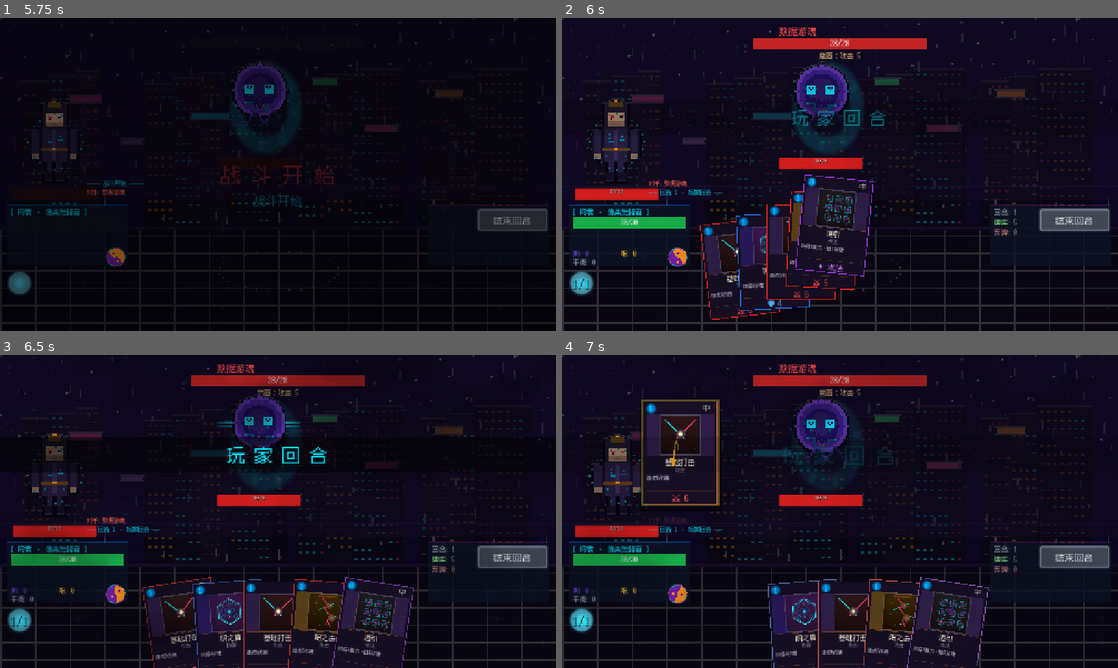
Above: before the commit, frames 1-4 (two rows, left to right).
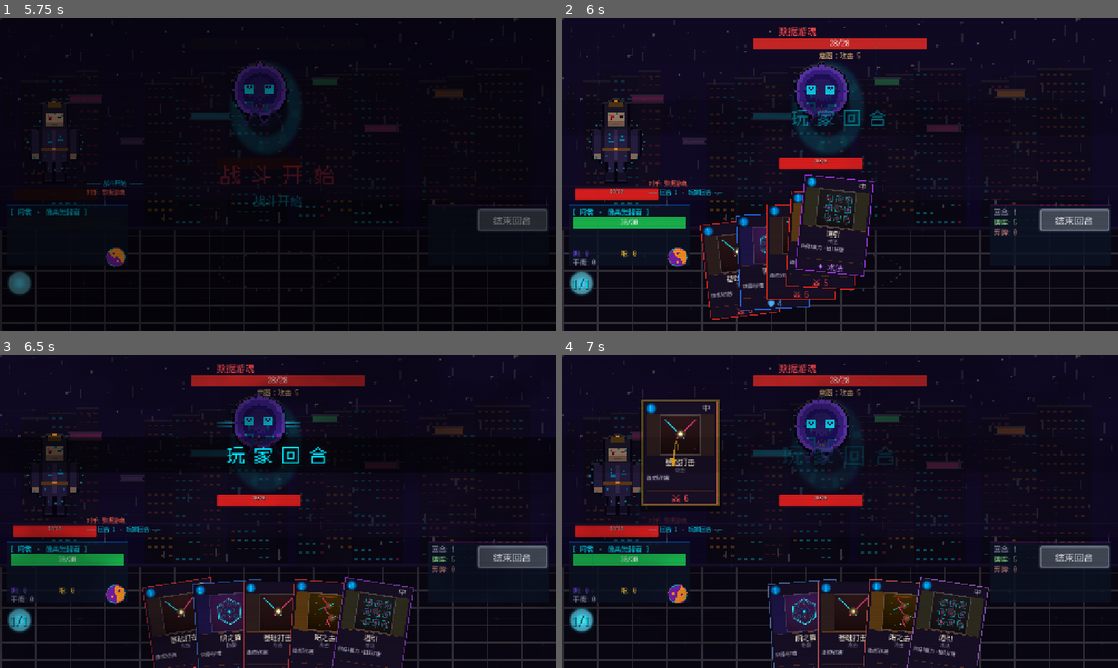
Above: after the commit, the same moments.

Repository: 9G420/CyberTao8
Game: Godot game, scene res://Scenes/Title.tscn
Two runs of this game, one before a commit and one after it. Both use one fixed random seed, a clock stepped at 60 frames per second and the inputs below. Sound files missing from this copy of the repository are replaced by a short silence.
Inputs (mouse positions are in pixels of both pictures, inside the frame that each line leads up to):
- Up to frame 1 (5.75 s): click "新 游 戏" at 0.5 s; tap Enter (ui_accept) at 1.25, 1.52 s; move the mouse to (400, 158) at 1.27 s; click (400, 158) at 1.42 s; drag from (166, 190) to (250, 237) at 2.02 s; move the mouse to (333, 105) at 2.77 s; click (333, 105) at 2.92 s; click (83, 230) at 3.52 s; click "结束回合" at 4.25 s; click "结束回合" at 5 s
- Up to frame 2 (6 s): click "结束回合" at 5.75 s
- Up to frame 3 (6.5 s): no input
- Up to frame 4 (7 s): drag from (745, 630) to (673, 464) at 6.52 s

Frame 1 is identical in both runs. In frame 2, 1.2% of the frame differs, in the area x 25-56%, y 54-83%; in frame 3, 1.3%; in frame 4, 1.7%, in the area x 15-76%, y 18-90%.

Commit message:
战斗卡牌使用card_color染色卡面艺术区域背景

Diff:
--- a/Scripts/Card/Card.gd
+++ b/Scripts/Card/Card.gd
@@ -305,12 +305,22 @@
 	match card_data.yinyang:
 		CardData.YinYang.YIN:
 			_yinyang_label.add_theme_color_override("font_color", Color(0.5, 0.3, 1.0))
-			_art_rect.color = Color(0.15, 0.1, 0.35)
+			_art_rect.color = Color(
+				card_data.card_color.r * 0.15 + 0.05,
+				card_data.card_color.g * 0.1 + 0.05,
+				card_data.card_color.b * 0.15 + 0.15)
 		CardData.YinYang.YANG:
 			_yinyang_label.add_theme_color_override("font_color", Color(1.0, 0.8, 0.2))
-			_art_rect.color = Color(0.35, 0.25, 0.1)
+			_art_rect.color = Color(
+				card_data.card_color.r * 0.2 + 0.15,
+				card_data.card_color.g * 0.15 + 0.1,
+				card_data.card_color.b * 0.08 + 0.05)
 		_:
 			_yinyang_label.add_theme_color_override("font_color", Color(0.7, 0.7, 0.7))
+			_art_rect.color = Color(
+				card_data.card_color.r * 0.12 + 0.08,
+				card_data.card_color.g * 0.12 + 0.08,
+				card_data.card_color.b * 0.12 + 0.08)
 
 	# 数值显示
 	match card_data.card_type:
